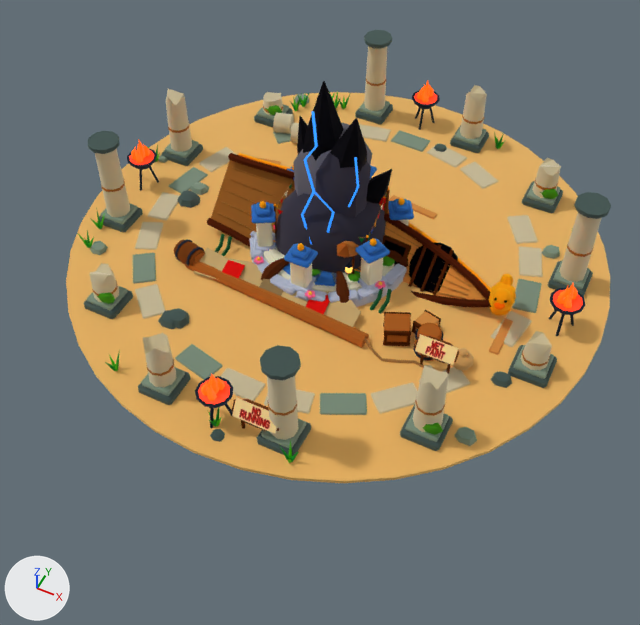
The glTF model art/ink/land/special.glb as it was, and as the next commit left it.
The view is the same before and after, from a 50 mm lens placed at (10.4, -21.8, 23.5), pointed at (0.7, -2.4, -0.8). The lights are fixed; the arrows at lower left show +X, +Y and +Z. The first picture is the older version. Where no turn or scale is listed for an object, it has been applied to the vertices.

The older version as bpy lines, for what is in view:
```python
me_bossarena = bpy.data.meshes.new('BossArena')
me_bossarena.from_pydata(...)  # 5396 vertices, 9960 faces; spans x -10.1..10.1, y -10.2..10.2, z -1.9..1.9
# faces by material slot: [4704, 160, 1640, 3456]
me_bossarena.materials.append(mat_paint)  # picture img_specialpaint
me_bossarena.materials.append(mat_ember)  # red #f5330f, glowing red #ff330a
me_bossarena.materials.append(mat_flame)  # orange #ff700f, glowing orange #e75208
me_bossarena.materials.append(mat_leaveslight)
me_shipwreck = bpy.data.meshes.new('Shipwreck')
me_shipwreck.from_pydata(...)  # 2932 vertices, 5472 faces; spans x -6.56..6.56, y -4.01..4.01, z -1.59..1.59
me_shipwreck.materials.append(mat_paint)  # picture img_specialpaint
me_stormwallmarker = bpy.data.meshes.new('StormWallMarker')
me_stormwallmarker.from_pydata(...)  # 547 vertices, 1006 faces; spans x -2.37..2.37, y -1.93..1.93, z -4.14..4.14
# faces by material slot: [862, 144]
me_stormwallmarker.materials.append(mat_paint)  # picture img_specialpaint
me_stormwallmarker.materials.append(mat_glowblue)  # blue #2485ff, glowing blue #2a82da
ob_bossarena = bpy.data.objects.new('BossArena', me_bossarena)
ob_bossarena.location = (0.2, 0.2, 1.85)
ob_shipwreck = bpy.data.objects.new('Shipwreck', me_shipwreck)
ob_shipwreck.location = (0.75, -0.13, 1.14)
ob_stormwallmarker = bpy.data.objects.new('StormWallMarker', me_stormwallmarker)
ob_stormwallmarker.location = (0.11, 0.0, 2.94)
# also in view: 'HeartShrine' at (0.0, 0.0, 1.1)
```
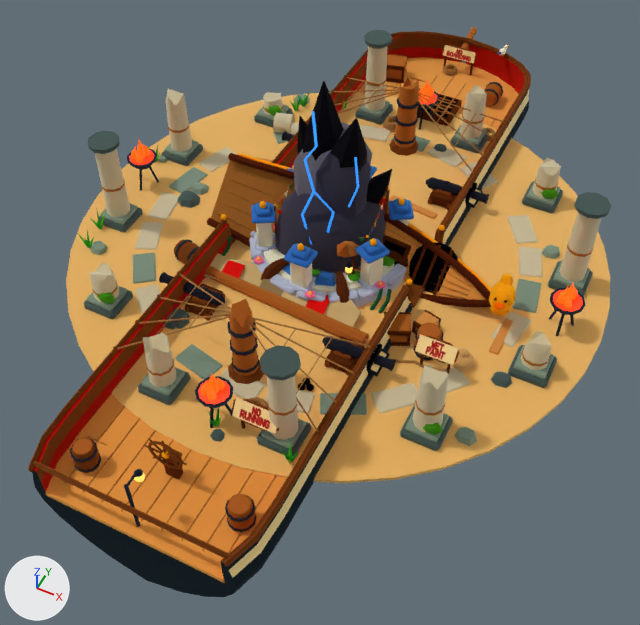
What differs and where, as boxes (x1, y1, x2, y2) in the pictures (640 x 625 px):
```json
{"object": "ShipDeck", "change": "added", "after": [28, 27, 531, 597], "on screen": "orange", "faces in mat_paint (picture img_specialpaint)": [28, 27, 531, 597]}
```

The change, as JSON lines over the scene's bpy script:
```json
{"op": "add", "block": "me_shipdeck", "code": ["me_shipdeck = bpy.data.meshes.new('ShipDeck')", "me_shipdeck.from_pydata(...)  # 6934 vertices, 12952 faces; spans x -4.5..4.5, y -14.3..14.3, z -3.1..3.1", "# faces by material slot: [12862, 90]", "me_shipdeck.materials.append(mat_paint)  # picture img_specialpaint", "me_shipdeck.materials.append(mat_lantern)  # yellow #ffdb7f, glowing orange #ffb342"]}
{"op": "add", "block": "ob_shipdeck", "code": ["ob_shipdeck = bpy.data.objects.new('ShipDeck', me_shipdeck)", "ob_shipdeck.location = (0.0, 1.02, 0.11)"]}
```
